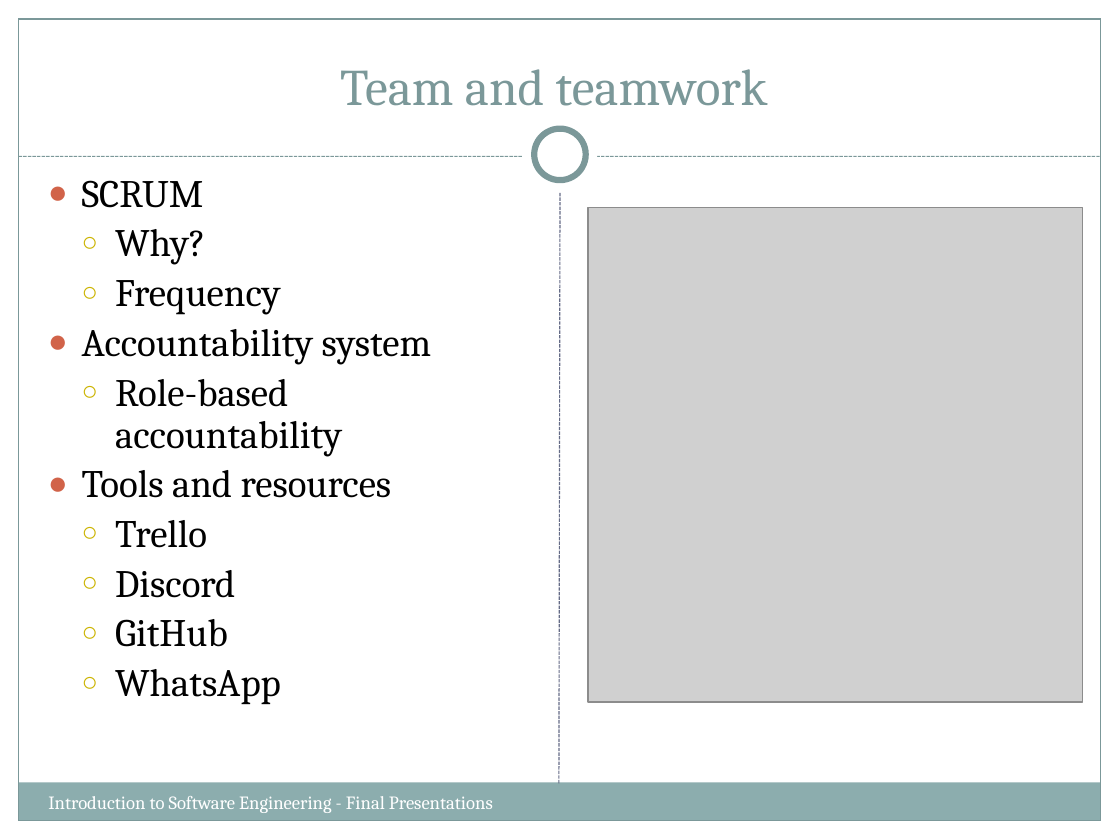
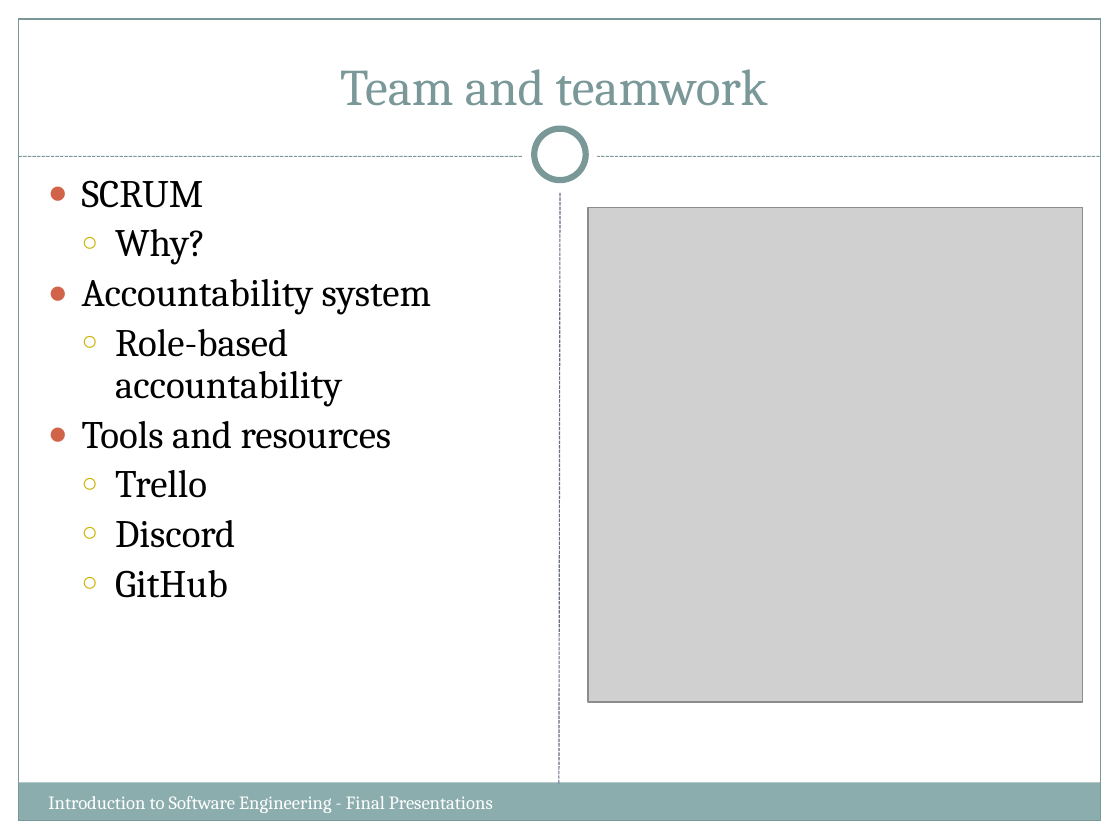
Before and after one commit to Cyber-Punk-REAS/the_project, a slide deck: slide 4 of IntroSWEng.FinalPresentations.pptx. Drawn at 1120x840 pixels with LibreOffice and Linux fonts; fonts in the diff are those of the drawing; grey boxes stand for pictures. Boxes give left, top, right and bottom in pixels: in the first picture for what was removed or moved away, otherwise in the second. Text is boxed around its words. In the diff, an @@ line names an element or a change of style, - is before the commit and + after.

```diff
--- a/IntroSWEng.FinalPresentations.pptx
+++ b/IntroSWEng.FinalPresentations.pptx
@@ text at [115, 280, 280, 315]: paragraph removed @@
-  ○ Frequency
@@ text at [115, 669, 281, 705]: paragraph removed @@
-  ○ WhatsApp
```
Also in this commit, not shown: 1 other slide changed.
